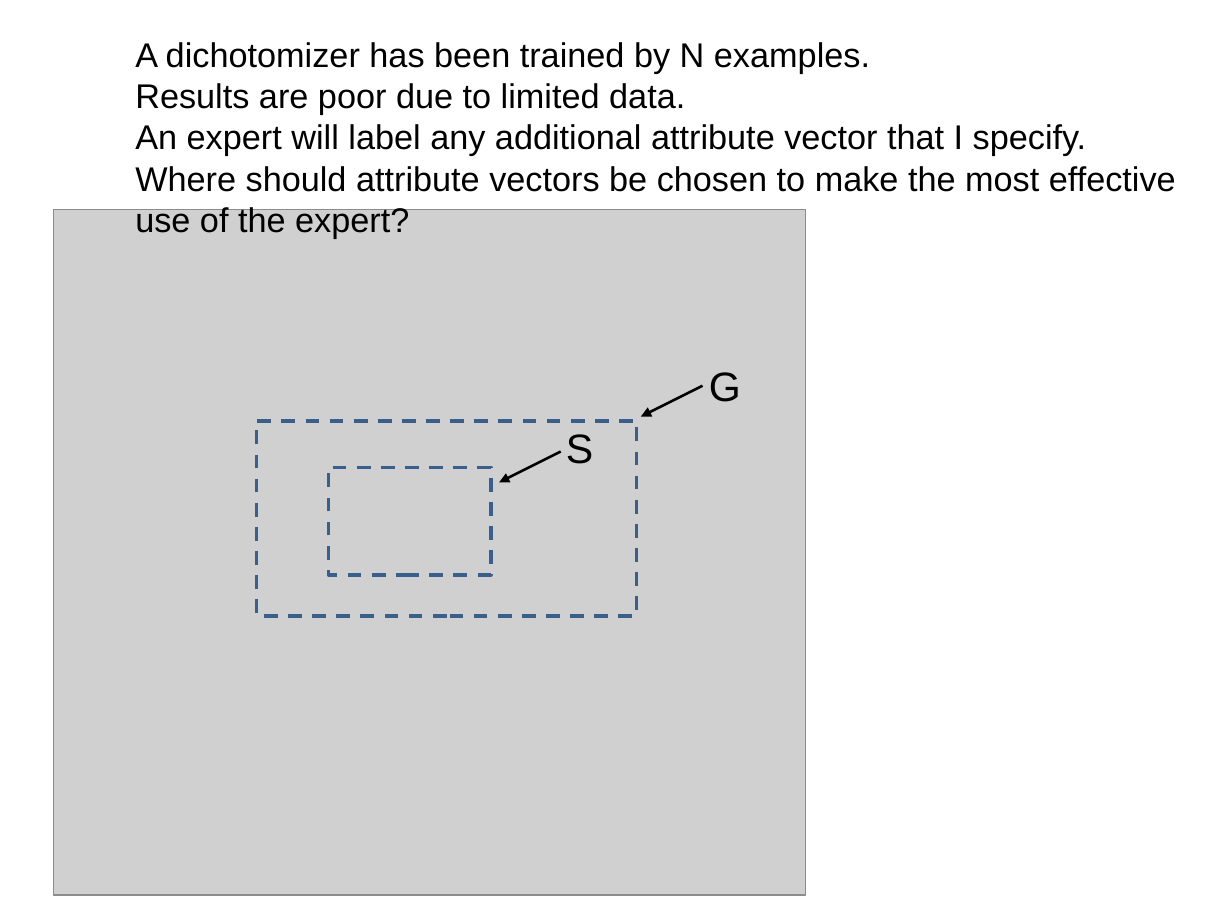
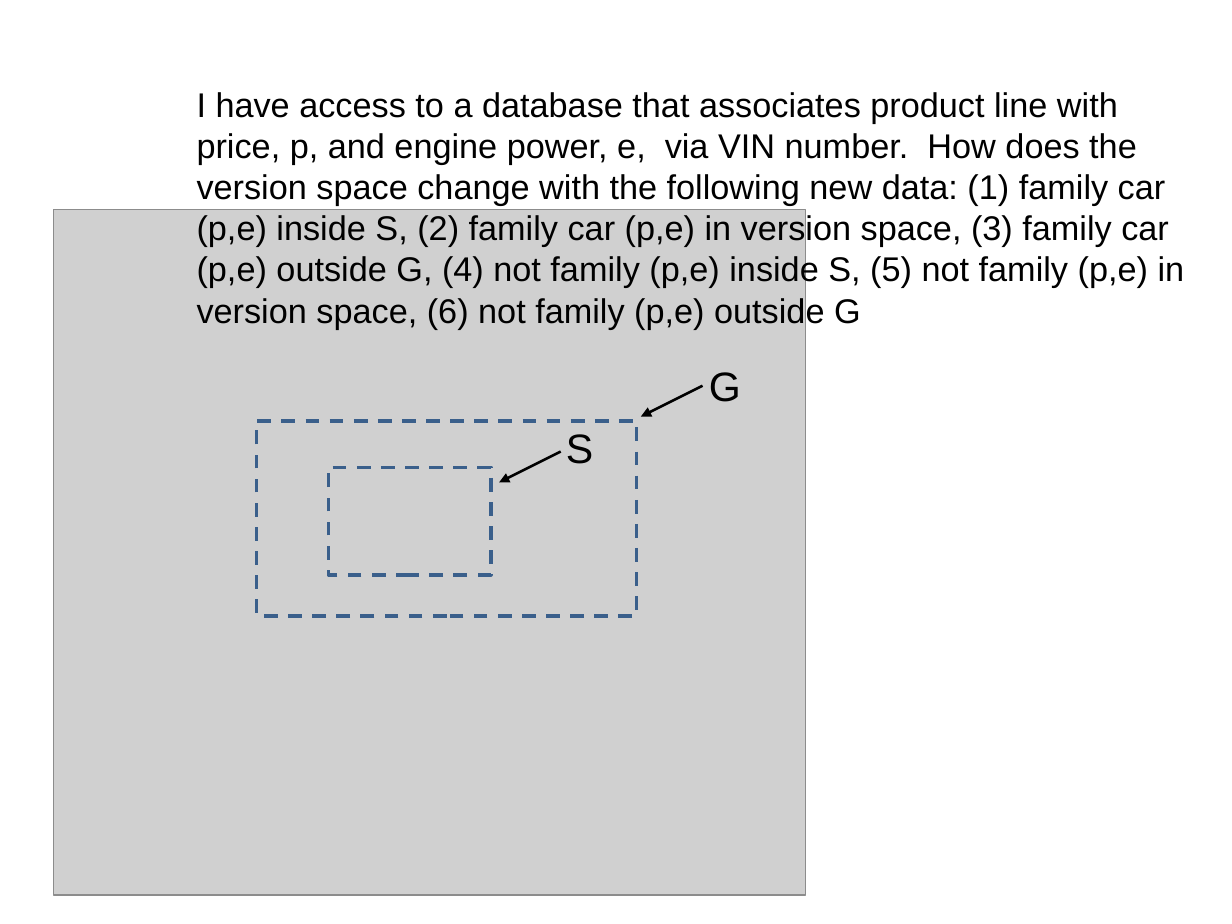
Before and after one commit to zhy9036/cs_2016_fall, a slide deck: slide 17 of 534_ANN/fundamentals of machine leaning 1.pptx. Drawn at 1232x924 pixels with LibreOffice and Linux fonts; fonts in the diff are those of the drawing; grey boxes stand for pictures. Boxes give left, top, right and bottom in pixels: in the first picture for what was removed or moved away, otherwise in the second. Text is boxed around its words. In the diff, an @@ line names an element or a change of style, - is before the commit and + after.

```diff
--- a/534_ANN/fundamentals of machine leaning 1.pptx
+++ b/534_ANN/fundamentals of machine leaning 1.pptx
@@ text at [197,92,1185,329]: text changed @@
-A dichotomizer has been trained by N examples.
-Results are poor due to limited data.
-An expert will label any additional attribute vector that I specify.
-Where should attribute vectors be chosen to make the most effective use of the expert?
+I have access to a database that associates product line with price, p, and engine power, e, via VIN number. How does the version space change with the following new data: (1) family car (p,e) inside S, (2) family car (p,e) in version space, (3) family car (p,e) outside G, (4) not family (p,e) inside S, (5) not family (p,e) in version space, (6) not family (p,e) outside G
```
Also in this commit, not shown: 6 other slides changed, 4 slides added.
